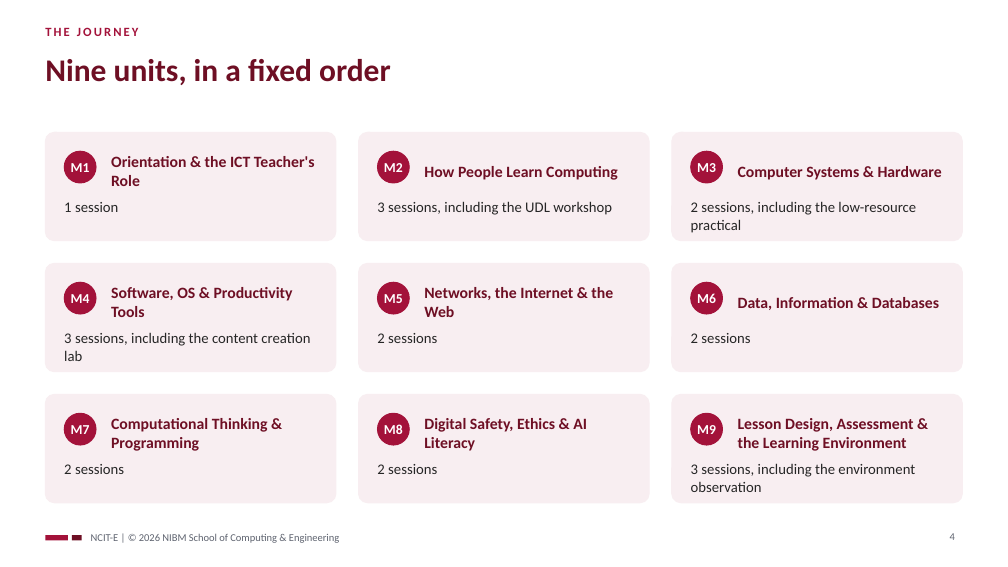
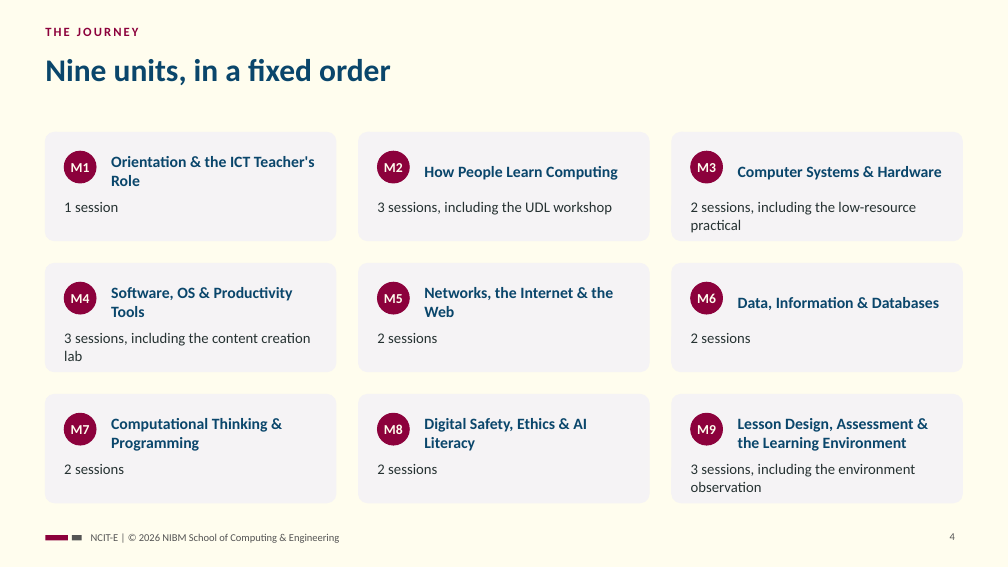
Before and after one commit to NIBM-SOCE/NCIT-E, a slide deck: slide 4 of opening/ncit-e-prelude.pptx. Drawn at 1008x567 pixels with LibreOffice and Linux fonts; fonts in the diff are those of the drawing. Boxes give left, top, right and bottom in pixels: in the first picture for what was removed or moved away, otherwise in the second. Text is boxed around its words. In the diff, an @@ line names an element or a change of style, - is before the commit and + after.

```diff
--- a/opening/ncit-e-prelude.pptx
+++ b/opening/ncit-e-prelude.pptx
@@ background #FFFFFF to #FFFDEE @@
@@ text "THE JOURNEY" at <box>45,27,139,36</box>: text colour #A3123A to #8C013C @@
@@ fill #F8EEF1 to #F5F3F5; outline #F8EEF1 1 pt to #F5F3F5 1 pt in 9 elements at <box>45,132,336,240</box>, <box>358,132,649,240</box>, <box>672,132,963,240</box>, <box>45,263,336,371</box>, <box>358,263,649,371</box>, <box>672,263,963,371</box>, <box>45,395,336,503</box>, <box>358,395,649,503</box>, <box>672,395,963,503</box> @@
@@ text colour #FFFFFF to #FFFDEE in 9 elements at <box>71,163,90,172</box>, <box>384,163,403,172</box>, <box>697,163,716,172</box>, <box>71,294,90,303</box>, <box>384,294,403,303</box>, <box>697,293,716,303</box>, <box>71,425,90,434</box>, <box>384,424,403,434</box>, <box>697,425,716,434</box> @@
@@ fill #A3123A to #8C013C; outline #A3123A 1 pt to #8C013C 1 pt in 9 elements at <box>64,151,96,183</box>, <box>377,151,409,183</box>, <box>691,151,723,183</box>, <box>64,282,96,314</box>, <box>377,282,409,314</box>, <box>691,282,723,314</box>, <box>64,414,96,445</box>, <box>377,414,409,445</box>, <box>691,414,723,445</box> @@
@@ text colour #6E0F24 to #0A466B in 10 elements at <box>45,59,391,85</box>, <box>111,156,315,186</box>, <box>424,166,618,180</box>, <box>738,166,942,180</box>, <box>111,287,293,317</box>, <box>424,287,613,317</box>, <box>738,297,939,310</box>, <box>111,418,268,451</box>, <box>424,418,587,451</box>, <box>738,418,914,451</box> @@
@@ rectangle at <box>45,535,68,541</box>: fill #A3123A to #8C013C @@
@@ rectangle at <box>72,535,82,541</box>: fill #6E0F24 to #545454 @@
@@ text "NCIT-E | © 2026 NIBM ..." at <box>91,534,339,543</box>: text colour #5F6470 to #545454 @@
@@ page number at <box>950,533,955,540</box>: text colour #5F6470 to #545454 @@
```
Also in this commit, not shown: 8 other slides changed, 30 other files.
